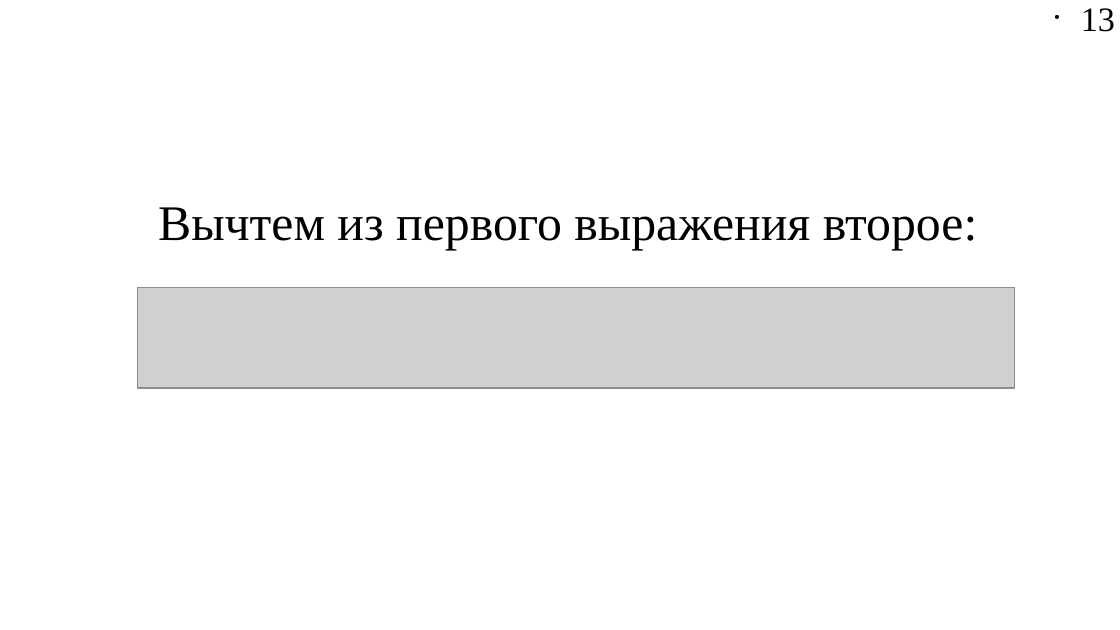
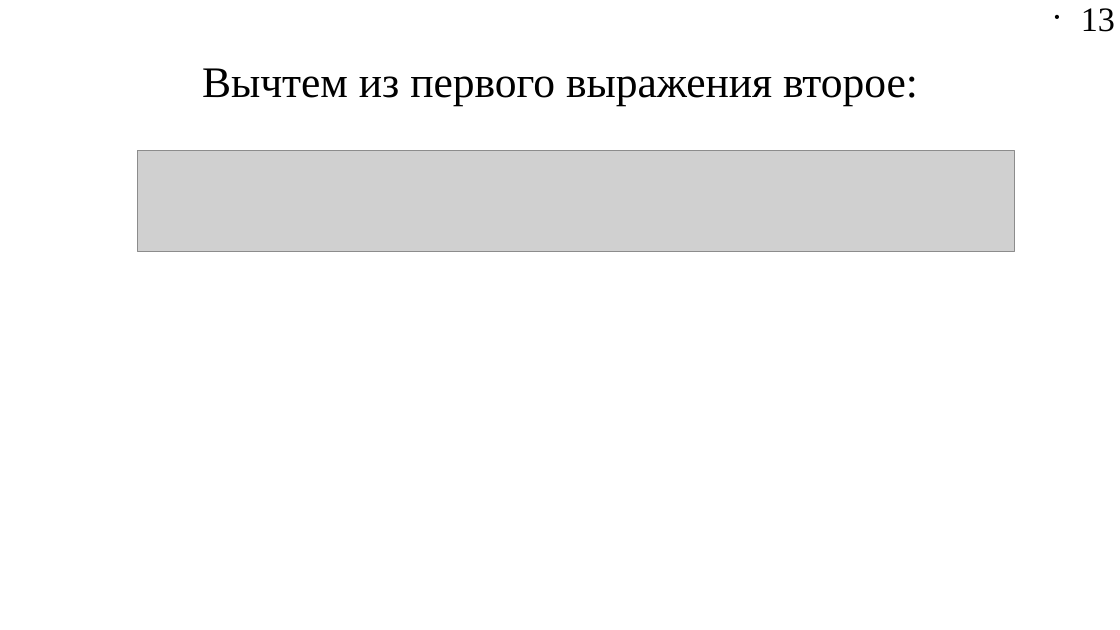
Before and after one commit to Jenyay/modelling, a slide deck: slide 13 of presentations/03. Derivative calculation.odp. Drawn at 1120x630 pixels with LibreOffice and Linux fonts; fonts in the diff are those of the drawing; grey boxes stand for pictures. Boxes give left, top, right and bottom in pixels: in the first picture for what was removed or moved away, otherwise in the second. Text is boxed around its words. In the diff, an @@ line names an element or a change of style, - is before the commit and + after.

```diff
--- a/presentations/03. Derivative calculation.odp
+++ b/presentations/03. Derivative calculation.odp
@@ text "Вычтем из первого выражения второе:": place and size @@
-text "Вычтем из первого выражения второе:" at <box>158,207,977,250</box>
+text "Вычтем из первого выражения второе:" at <box>202,68,918,106</box>
@@ text "Вычтем из первого выражения второе:" at <box>202,68,918,106</box>: size 32 to 28 pt @@
@@ picture: place and size @@
-picture at <box>138,287,1015,388</box>
+picture at <box>138,150,1015,251</box>
```
Also in this commit, not shown: 1 other slide changed, 5 other files.
